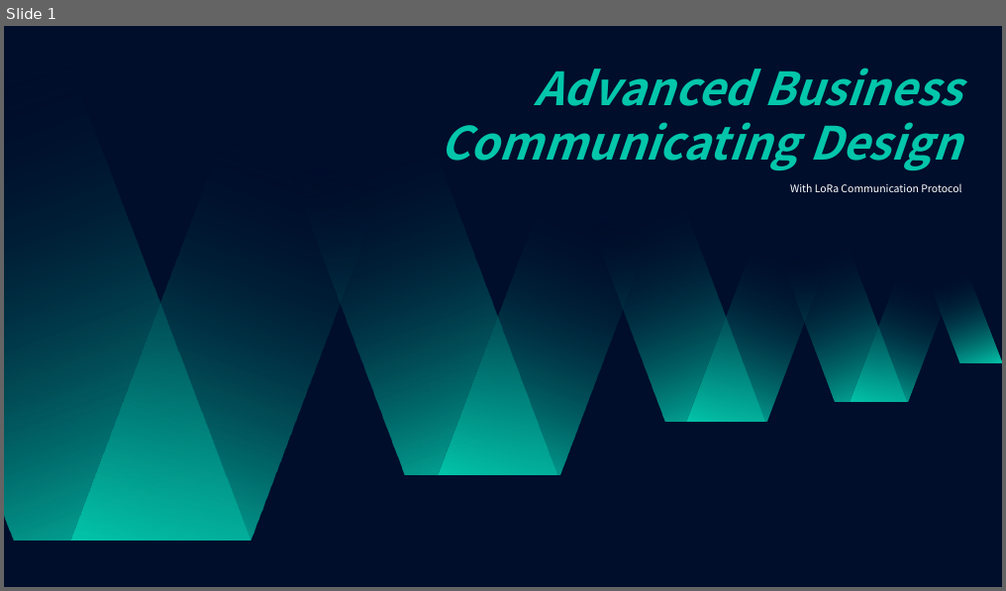
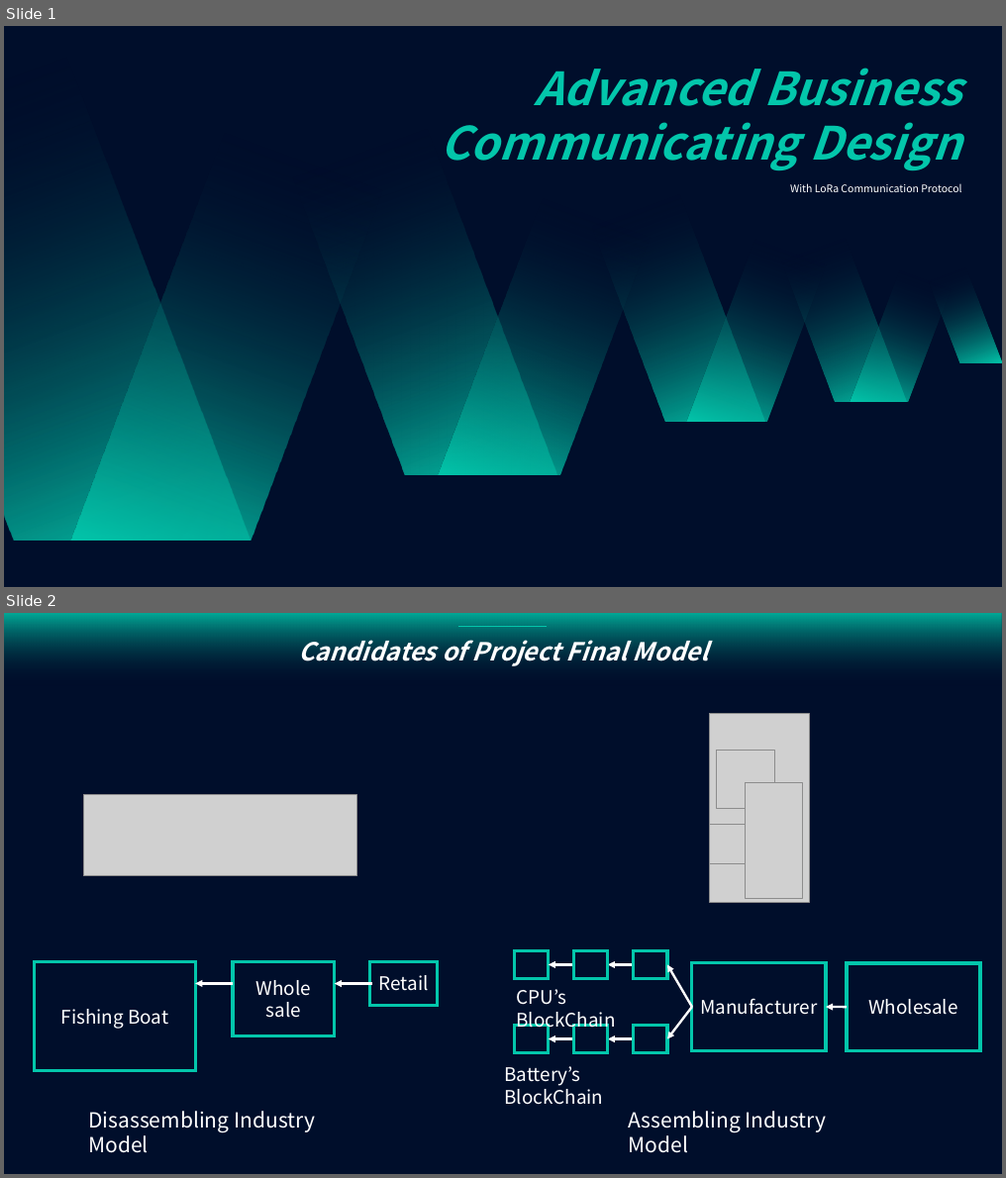
Before and after one commit to purachina/etri, a slide deck: Advanced Buisness Communicating Design/구현.pptx. Shown one above the other, each under a label of ours: slide 1 before the commit, slides 1 and 2 after it. The pictures are 1006x591 and 1006x1178 pixels, drawn with LibreOffice and Linux fonts; fonts in the diff are those of the drawing; grey boxes stand for pictures. Boxes give left, top, right and bottom in pixels: in the first picture for what was removed or moved away, otherwise in the second. Text is boxed around its words. In the diff, an @@ line names an element or a change of style, - is before the commit and + after.

```diff
--- a/Advanced Buisness Communicating Design/구현.pptx
+++ b/Advanced Buisness Communicating Design/구현.pptx
@@ slide 2 added at (4, 613, 1002, 1174), background #000E2B @@
@@ text added at (298, 640, 708, 667), 24 pt, text #FFFFFF, bold, italic @@
+Candidates of Project Final Model
@@ line added from (458, 627) to (547, 627), #03C6AB 1 pt @@
@@ picture added at (709, 714, 810, 903) @@
@@ picture added at (717, 751, 774, 808) @@
@@ picture added at (746, 783, 802, 899) @@
@@ picture added at (83, 795, 356, 875) @@
@@ picture added at (709, 825, 748, 863) @@
@@ rectangle added at (34, 961, 195, 1071), fill #000E2B, outline #03C6AB 3 pt, 18 pt, text #FFFFFF @@
+Fishing Boat
@@ rectangle added at (233, 961, 335, 1036), fill #000E2B, outline #03C6AB 3 pt, 18 pt, text #FFFFFF @@
+Whole
+sale
@@ rectangle added at (370, 961, 438, 1005), fill #000E2B, outline #03C6AB 3 pt, 18 pt, text #FFFFFF @@
+Retail
@@ rectangle added at (515, 951, 548, 978), fill #000E2B, outline #03C6AB 3 pt @@
@@ arrow added from (573, 964) to (548, 964), #FFFFFF 2.25 pt @@
@@ rectangle added at (573, 951, 607, 978), fill #000E2B, outline #03C6AB 3 pt @@
@@ arrow added from (634, 964) to (608, 964), #FFFFFF 2.25 pt @@
@@ rectangle added at (634, 951, 667, 978), fill #000E2B, outline #03C6AB 3 pt @@
@@ arrow added from (692, 1007) to (667, 964), #FFFFFF 2.25 pt @@
@@ rectangle added at (692, 963, 826, 1051), fill #000E2B, outline #03C6AB 3 pt, 18 pt, text #FFFFFF @@
+Manufacturer
@@ rectangle added at (846, 963, 981, 1051), fill #000E2B, outline #03C6AB 3 pt, 18 pt, text #FFFFFF @@
+Wholesale
@@ arrow added from (233, 983) to (196, 983), #FFFFFF 2.25 pt @@
@@ arrow added from (371, 984) to (334, 984), #FFFFFF 2.25 pt @@
@@ text added at (516, 989, 615, 1033), 18 pt, text #FFFFFF @@
+CPU’s BlockChain
@@ rectangle added at (515, 1026, 548, 1054), fill #000E2B, outline #03C6AB 3 pt @@
@@ rectangle added at (573, 1026, 607, 1054), fill #000E2B, outline #03C6AB 3 pt @@
@@ rectangle added at (634, 1026, 667, 1054), fill #000E2B, outline #03C6AB 3 pt @@
@@ arrow added from (692, 1007) to (667, 1040), #FFFFFF 2.25 pt @@
@@ arrow added from (846, 1008) to (826, 1007), #FFFFFF 2.25 pt @@
@@ arrow added from (573, 1040) to (548, 1040), #FFFFFF 2.25 pt @@
@@ arrow added from (634, 1040) to (608, 1040), #FFFFFF 2.25 pt @@
@@ text added at (504, 1066, 603, 1105), 18 pt, text #FFFFFF @@
+Battery’s BlockChain
@@ text added at (88, 1111, 315, 1154), 20 pt, text #FFFFFF @@
+Disassembling Industry Model
@@ text added at (629, 1111, 827, 1154), 20 pt, text #FFFFFF @@
+Assembling Industry Model
```
Also in this commit, not shown: 9 other slides added, 8 slides removed.
